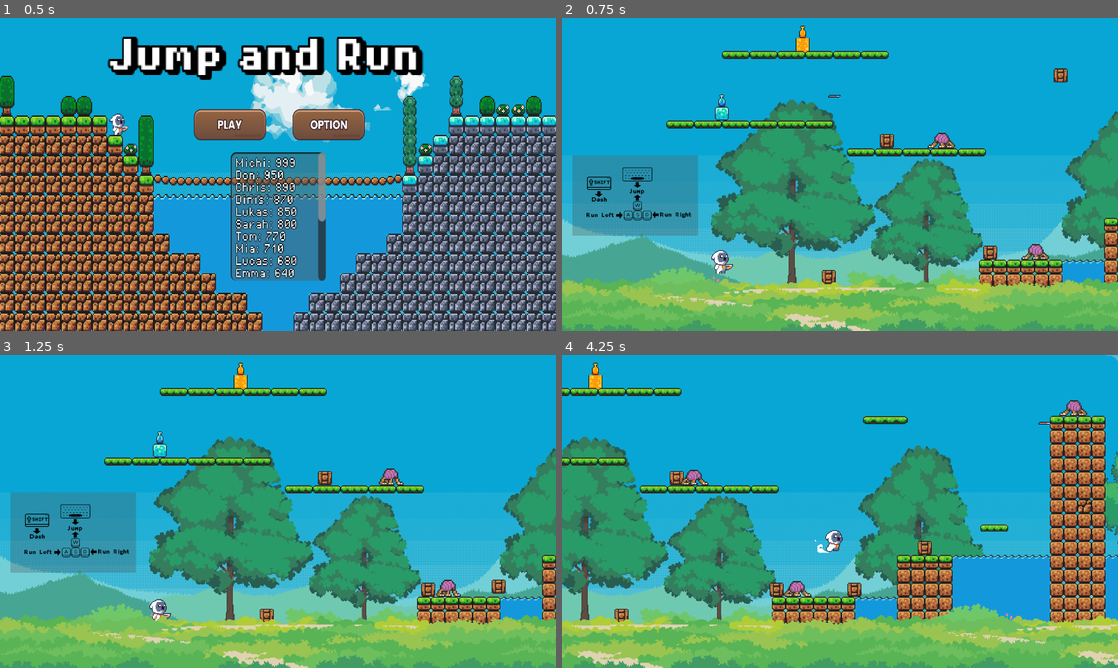
Above: before the commit, frames 1-4 (two rows, left to right).
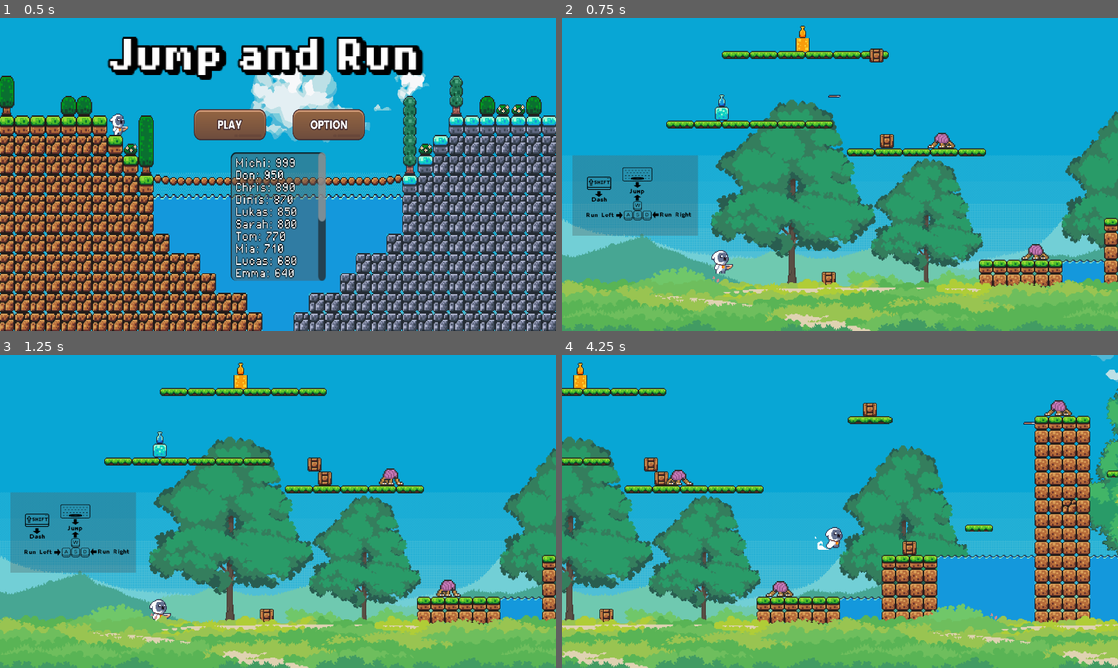
Above: after the commit, the same moments.

Repository: Anastylos/Jump-and-Run
Game: Godot game, scene res://scenes/hauptmenü.tscn
The game is run twice, just before and just after one commit, with the same random seed, the same clock (stepped at 60 frames per second) and the same inputs.
Inputs (mouse positions are in pixels of both pictures, inside the frame that each line leads up to):
- Up to frame 1 (0.5 s): no input
- Up to frame 2 (0.75 s): click (789, 124) at 0.5 s
- Up to frame 3 (1.25 s): no input
- Up to frame 4 (4.25 s): tap Enter (ui_accept) at 1.25 s; move the mouse to (962, 495) at 1.27 s; hold D (right) 1.28-2.78 s; tap Shift (dash) at 1.35, 3.6 s; tap Space (springen) at 1.52, 2.27, 3.77 s; move the mouse to (728, 527) at 2.02 s; click (728, 527) at 2.1 s; move the mouse to (895, 442) at 2.77 s; hold A (left) 2.78-3.53 s; hold Right mouse button (slowmow) 2.78-3.53 s; move the mouse to (812, 574) at 3.52 s; hold D (right) from 3.53 s (still down)

Frame 1 is identical in both runs. In frame 2, 0.4% of the frame differs, in the area x 46-91%, y 9-86%; in frame 3, 0.4%; in frame 4, 33%, in the area x 0-100%, y 0-100%.

Commit message:
changed positions of chests
changed position of chest
known bug: chest does not burn

Diff:
--- a/Godot Game/scenes/game.tscn
+++ b/Godot Game/scenes/game.tscn
@@ -424,16 +424,16 @@
 script = ExtResource("17_8yjso")
 
 [node name="CharacterBody2D" parent="." instance=ExtResource("18_6geoh")]
-position = Vector2(11, 144)
+position = Vector2(11, 156)
 
 [node name="CharacterBody2D3" parent="." instance=ExtResource("18_6geoh")]
 position = Vector2(78, -2)
 
 [node name="CharacterBody2D4" parent="." instance=ExtResource("18_6geoh")]
-position = Vector2(197, 125)
+position = Vector2(66, -111)
 
 [node name="CharacterBody2D5" parent="." instance=ExtResource("18_6geoh")]
-position = Vector2(360, 62)
+position = Vector2(360, 75)
 
 [node name="CharacterBody2D6" parent="." instance=ExtResource("18_6geoh")]
-position = Vector2(278, -88)
+position = Vector2(278, -79)
